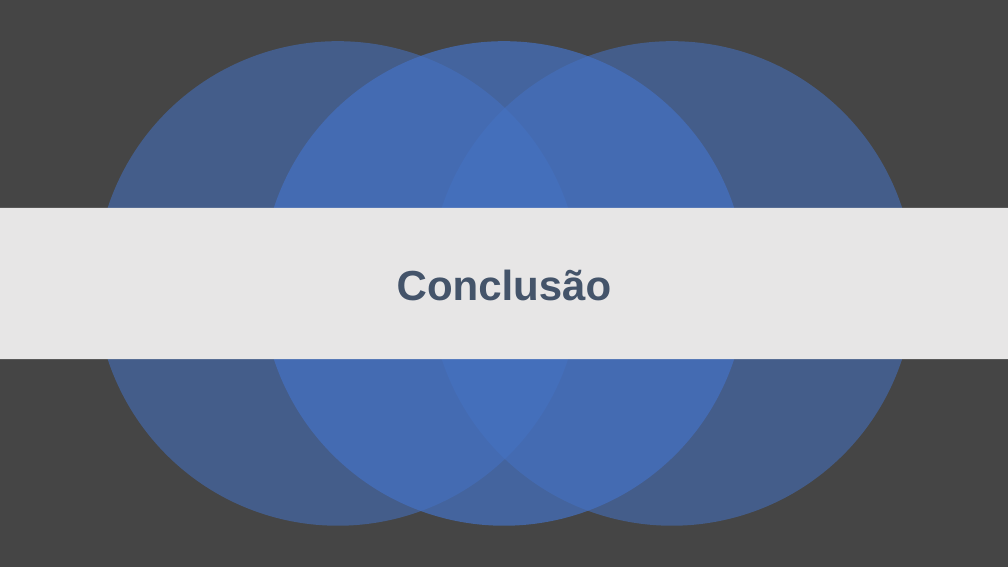
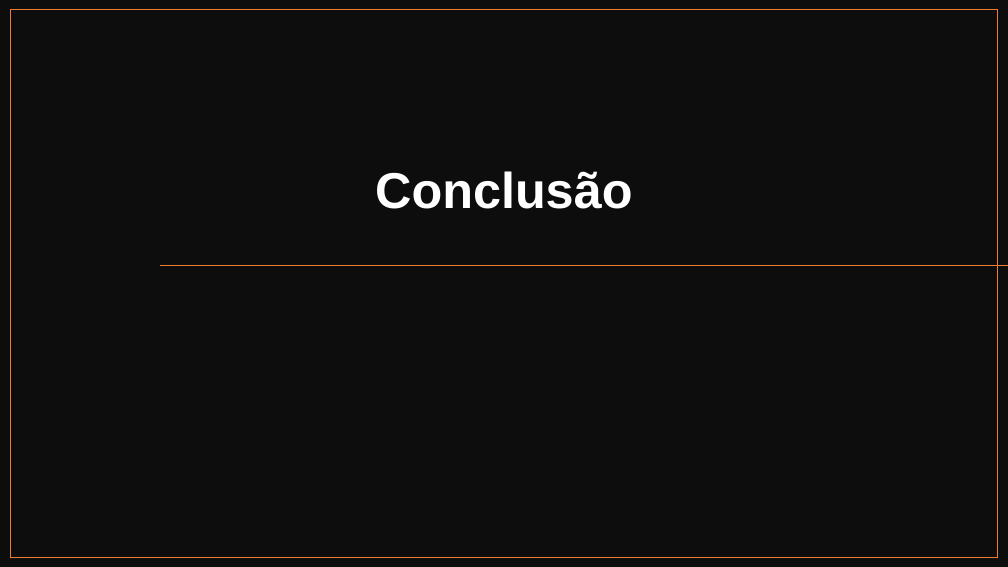
Before and after one commit to carlosmascena/primeiro-repositorio-ads-b, a slide deck: slide 4 of Slides para o Projeto Individual.pptx. Drawn at 1008x567 pixels with LibreOffice and Linux fonts; fonts in the diff are those of the drawing. Boxes give left, top, right and bottom in pixels: in the first picture for what was removed or moved away, otherwise in the second. Text is boxed around its words. In the diff, an @@ line names an element or a change of style, - is before the commit and + after.

```diff
--- a/Slides para o Projeto Individual.pptx
+++ b/Slides para o Projeto Individual.pptx
@@ background #454545 to #FFFFFF @@
@@ rectangle: place and size @@
-rectangle at [0, 208, 1008, 359]
+rectangle at [0, 0, 1008, 567]
@@ rectangle at [0, 0, 1008, 567]: fill #E7E6E6 to #0D0D0D @@
@@ rectangle added at [11, 10, 998, 558], outline #ED7D31 1 pt @@
@@ ellipse removed at [95, 42, 580, 526] @@
@@ ellipse removed at [262, 42, 746, 526] @@
@@ ellipse removed at [430, 42, 914, 526] @@
@@ text "Conclusão": place and size @@
-text "Conclusão" at [397, 269, 611, 301]
+text "Conclusão" at [375, 171, 632, 209]
@@ text "Conclusão" at [375, 171, 632, 209]: size 40 to 48 pt, text colour #44546A to #FFFFFF; more space between paragraphs; vertical alignment middle to bottom @@
@@ line added from (1008, 265) to (160, 265), #ED7D31 1 pt @@
```
Also in this commit, not shown: 3 other slides changed, 3 other files.
